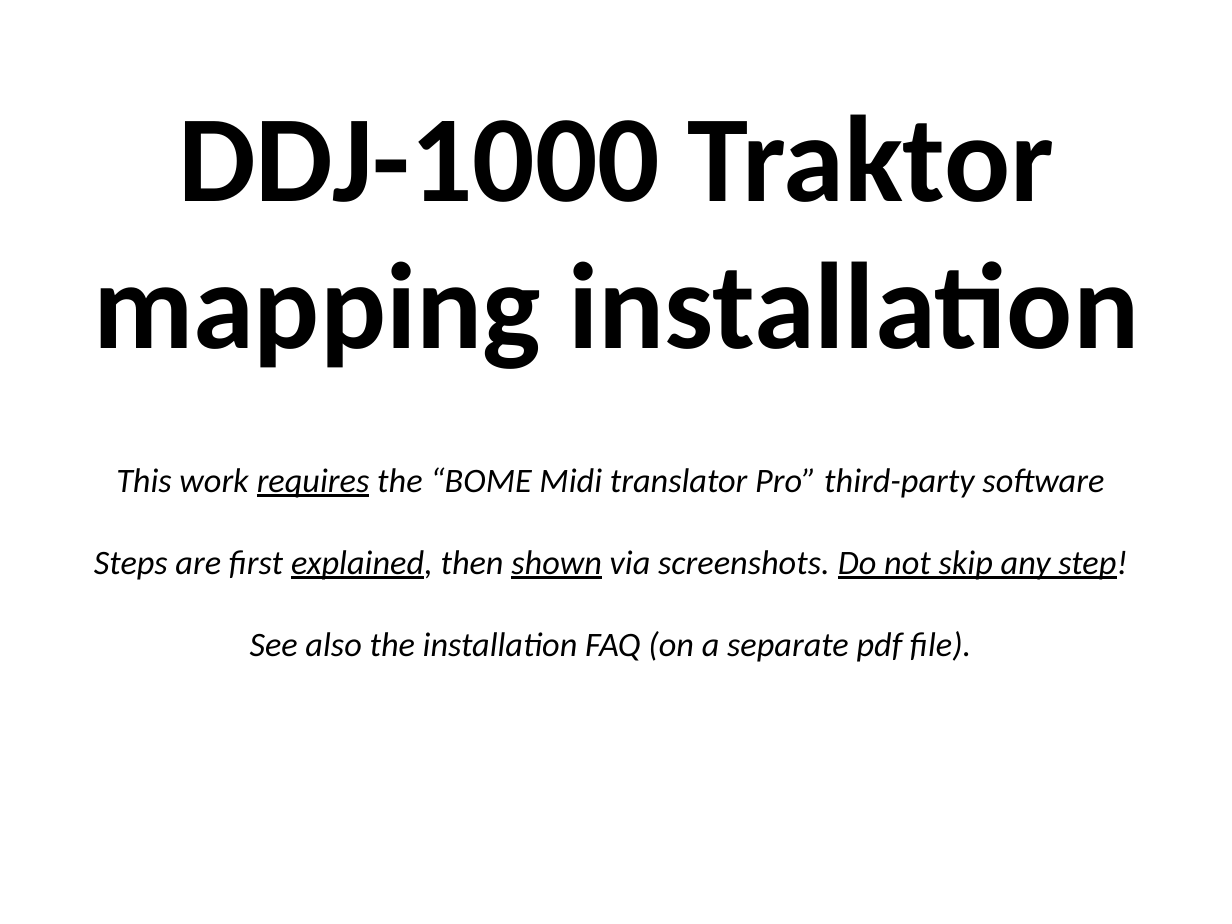
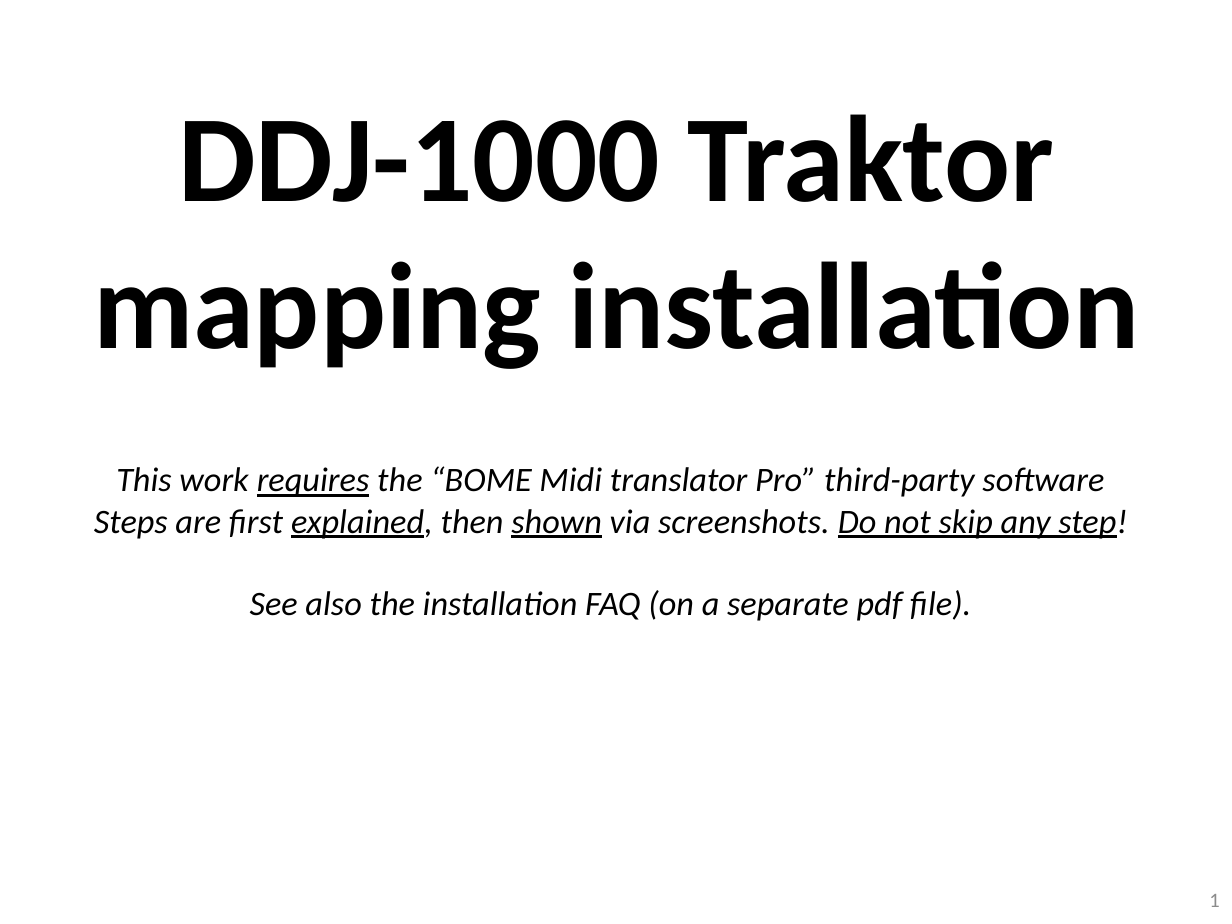
Before and after one commit to pestrela/music, a slide deck: slide 1 of traktor/mapping_ddj_1000/Support files/Source files/DDJ-1000 - Installation Guide.pptx. Drawn at 1232x924 pixels with LibreOffice and Linux fonts; fonts in the diff are those of the drawing. Boxes give left, top, right and bottom in pixels: in the first picture for what was removed or moved away, otherwise in the second. Text is boxed around its words. In the diff, an @@ line names an element or a change of style, - is before the commit and + after.

```diff
--- a/traktor/mapping_ddj_1000/Support files/Source files/DDJ-1000 - Installation Guide.pptx
+++ b/traktor/mapping_ddj_1000/Support files/Source files/DDJ-1000 - Installation Guide.pptx
@@ text "This work requires the “BOME ..." rewrapped from box(94, 467, 1127, 662) to box(94, 466, 1127, 621) @@
@@ page number added at box(1209, 894, 1219, 907), 12 pt, text #8C8C8C @@
+1
```
Also in this commit, not shown: 31 other slides changed, 9 other files.
